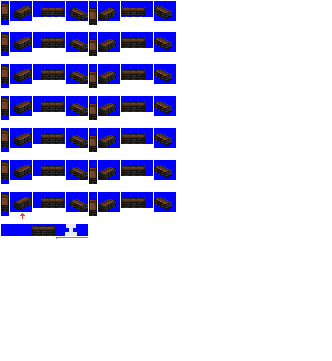
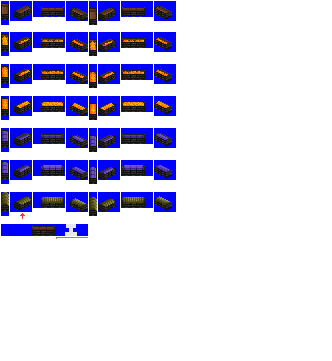
Layered file, before and after one edit (w=332, h=361). Changes by layer:
showed "loads 900", painted on it over (1, 36, 170, 211)
